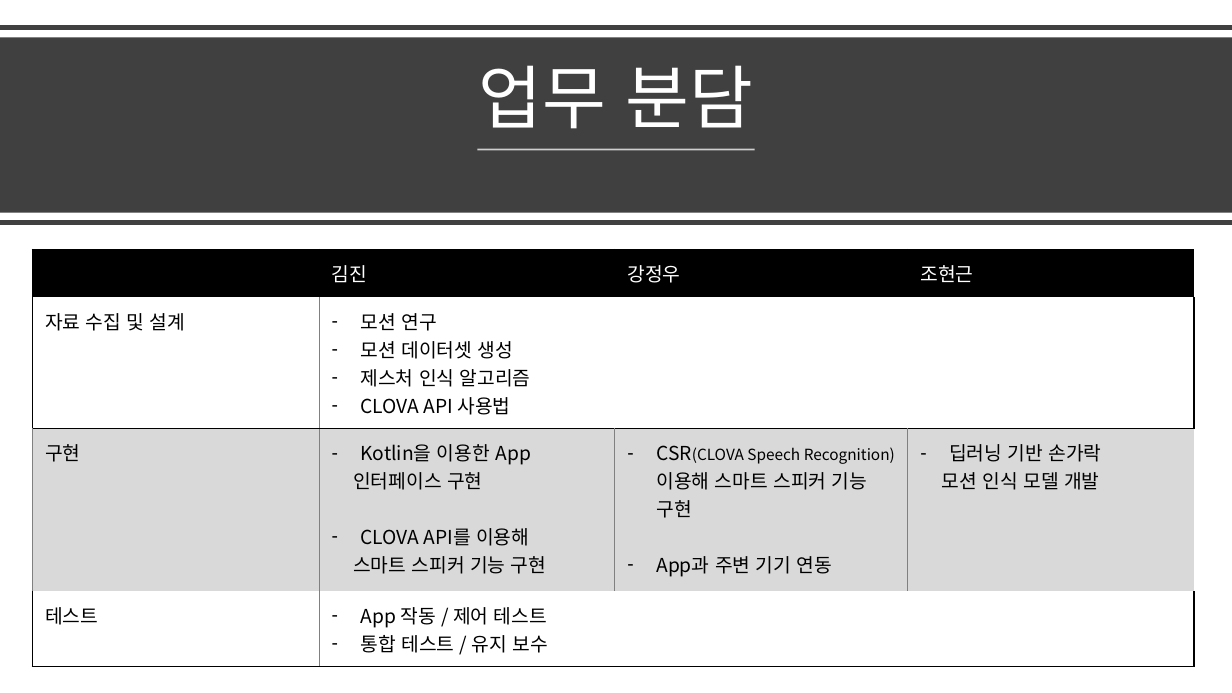
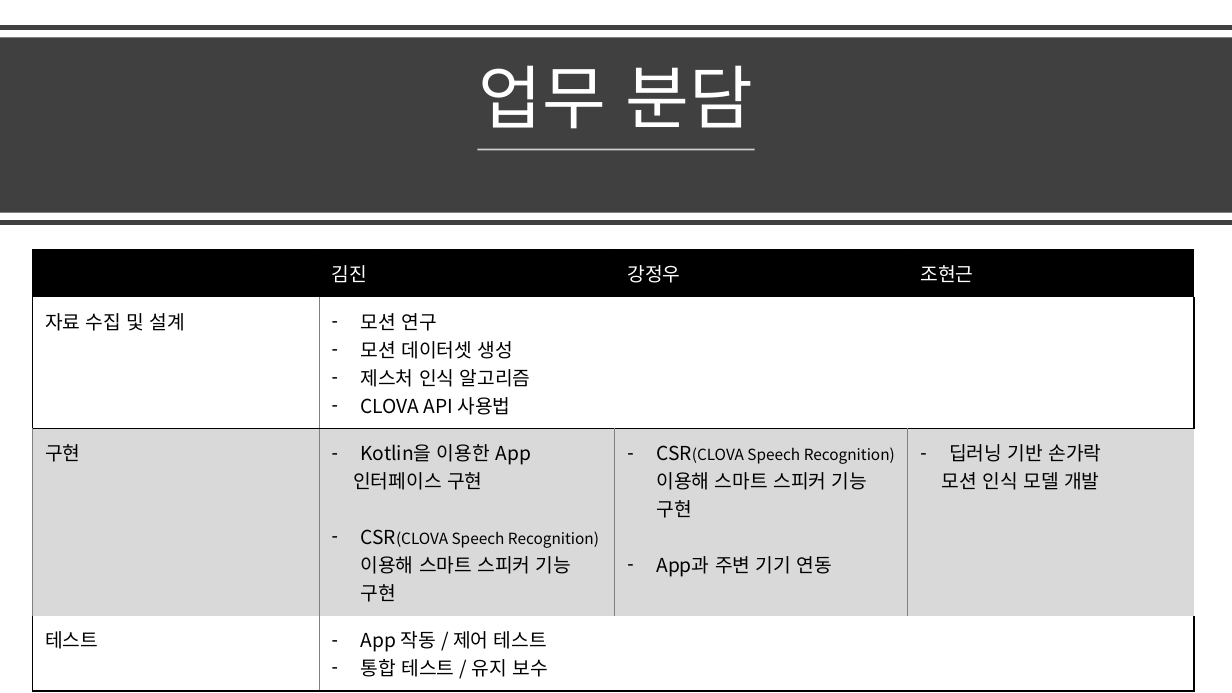
Before and after one commit to kpuce2022CD/Zinzara, a slide deck: slide 11 of document/Zinzara(1차)종합설계_제안서.pptx (slide 10 before the commit). Drawn at 1232x693 pixels with LibreOffice and Linux fonts; fonts in the diff are those of the drawing. Boxes give left, top, right and bottom in pixels: in the first picture for what was removed or moved away, otherwise in the second. Text is boxed around its words. In the diff, an @@ line names an element or a change of style, - is before the commit and + after.

```diff
--- a/document/Zinzara(1차)종합설계_제안서.pptx
+++ b/document/Zinzara(1차)종합설계_제안서.pptx
@@ table at box(32, 250, 1194, 681) @@
-row 3, column 2: Kotlin을 이용한 App / 인터페이스 구현 / CLOVA API를 이용해 / 스마트 스피커 기능 구현
+row 3, column 2: Kotlin을 이용한 App / 인터페이스 구현 / CSR(CLOVA Speech Recognition)이용해 스마트 스피커 기능 구현
```
Also in this commit, not shown: 4 other slides changed, 1 slide added, 1 other file.
